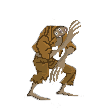
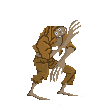
Layer changes from the first 110 x 110 image to the second:
painted on "레이어 1" over [24, 19, 81, 101]
